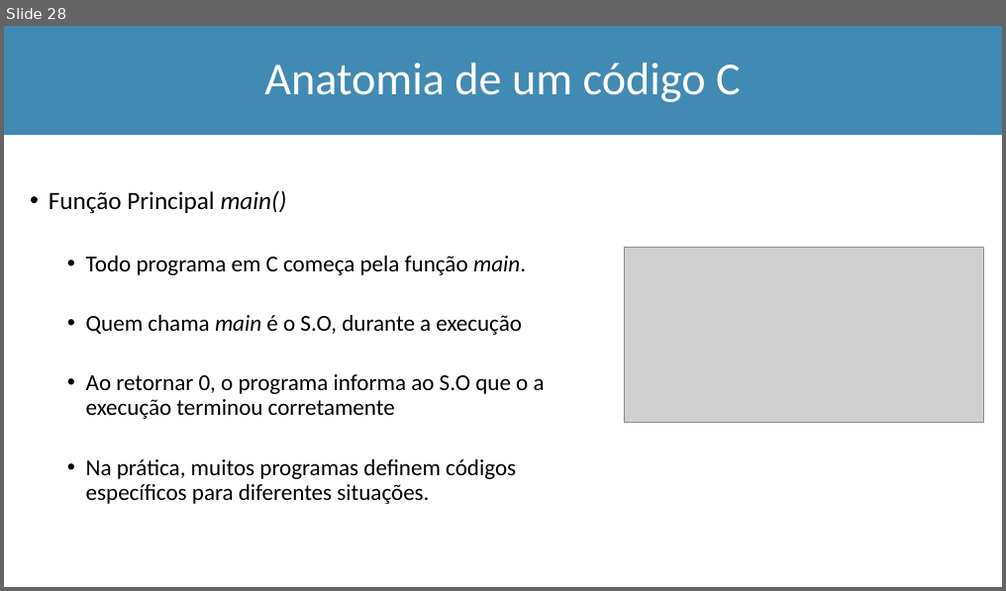
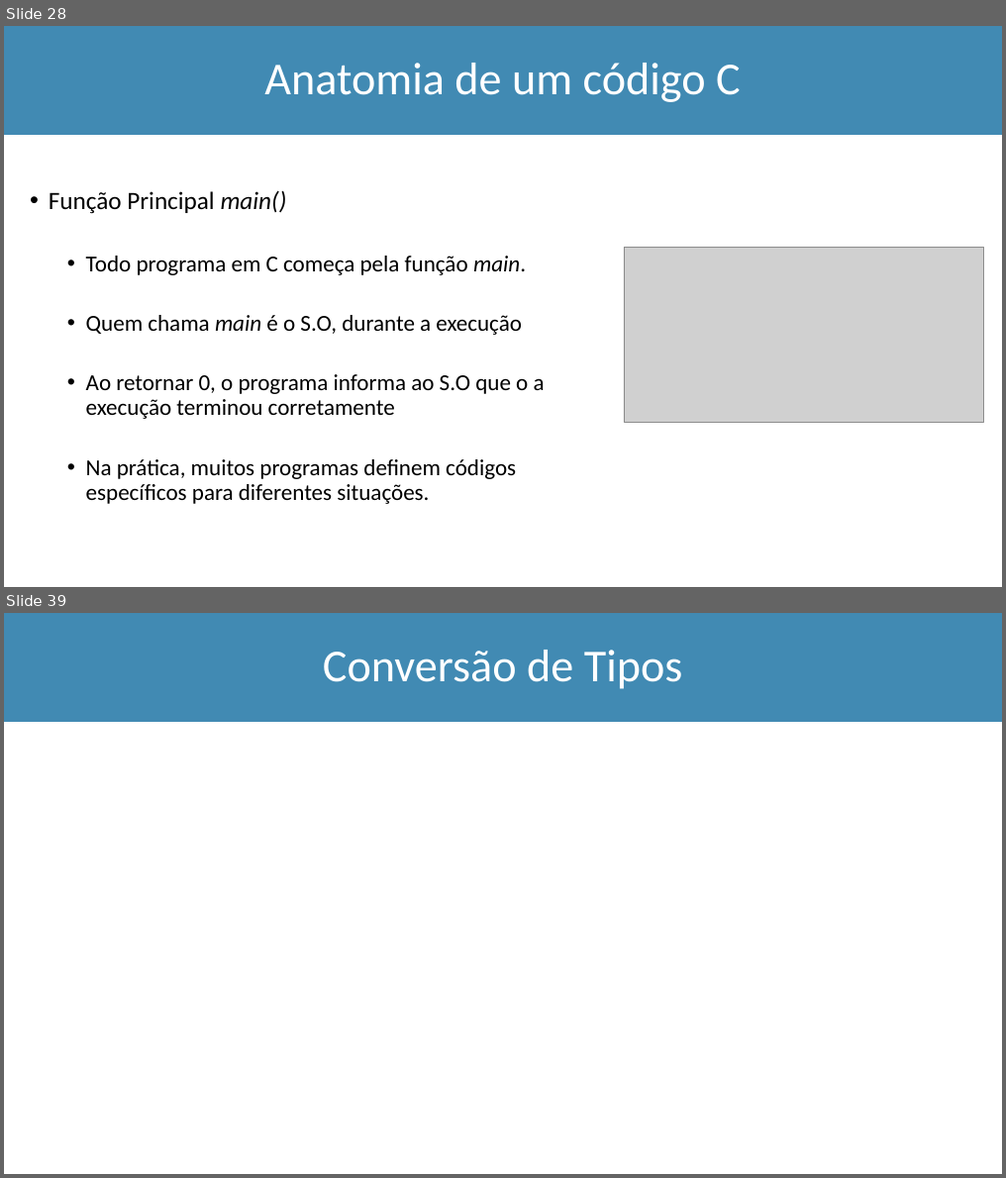
Before and after one commit to Marcio-Salmazo/Aulas, a slide deck: UNIUBE-LP/Teoria_LP.pptx. Shown one above the other, each under a label of ours: slide 28 before the commit, slides 28 and 39 after it; the slides between them are not shown. The pictures are 1006x591 and 1006x1178 pixels, drawn with LibreOffice and Linux fonts; fonts in the diff are those of the drawing; grey boxes stand for pictures. Boxes give left, top, right and bottom in pixels: in the first picture for what was removed or moved away, otherwise in the second. Text is boxed around its words. In the diff, an @@ line names an element or a change of style, - is before the commit and + after.

```diff
--- a/UNIUBE-LP/Teoria_LP.pptx
+++ b/UNIUBE-LP/Teoria_LP.pptx
@@ slide 39 added at [4,613,1002,1174], background #FFFFFF @@
@@ rectangle added at [4,613,1002,722], fill #418AB3, outline #418AB3 1 pt @@
@@ title added at [323,650,683,689], 44 pt, text #FFFFFF @@
+Conversão de Tipos
```
Also in this commit, not shown: 14 other slides added, 4 other files.
